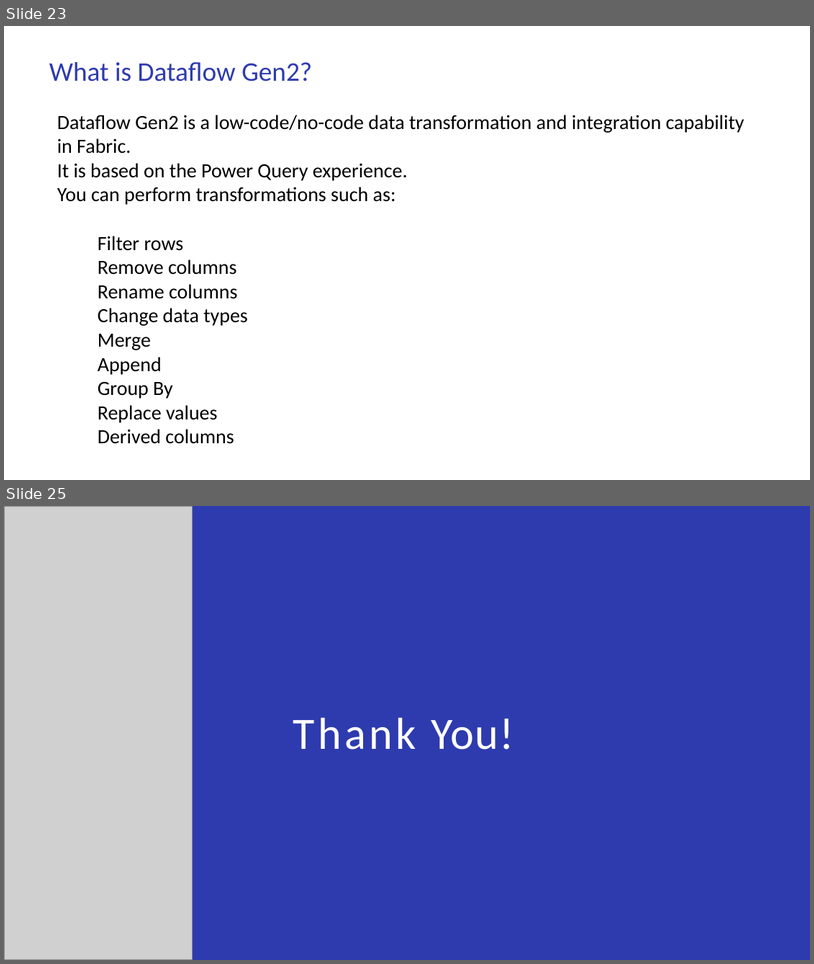
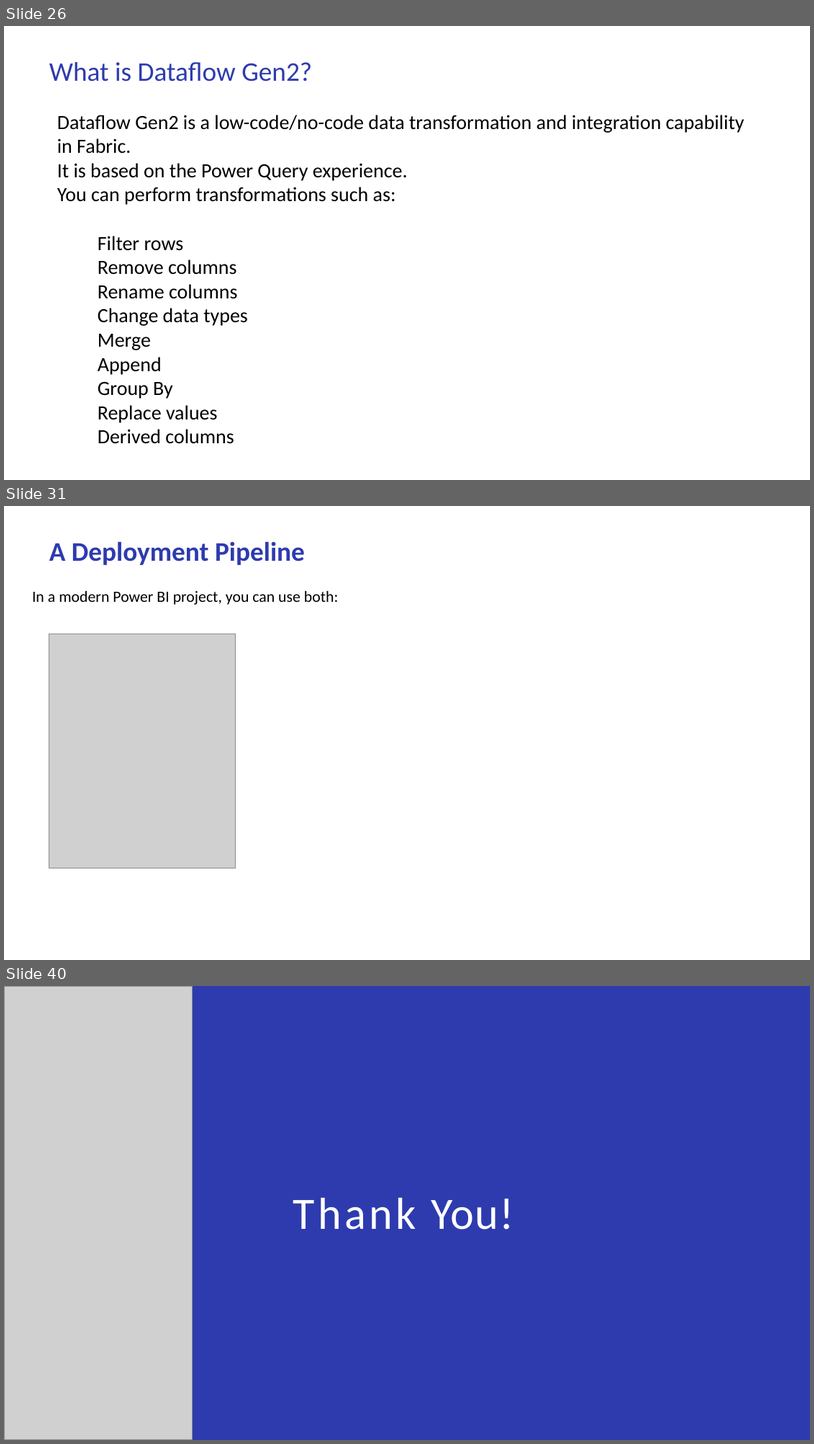
Before and after one commit to babjeereddy/ppt, a slide deck: MS_Fabric.pptx. Shown one above the other, each under a label of ours: slides 23 and 25 before the commit, slides 26, 31 and 40 after it; the slides between them are not shown. The pictures are 814x964 and 814x1444 pixels, drawn with LibreOffice and Linux fonts; fonts in the diff are those of the drawing; grey boxes stand for pictures. Boxes give left, top, right and bottom in pixels: in the first picture for what was removed or moved away, otherwise in the second. Text is boxed around its words. In the diff, an @@ line names an element or a change of style, - is before the commit and + after.

```diff
--- a/MS_Fabric.pptx
+++ b/MS_Fabric.pptx
@@ slide 31 added at [4, 506, 810, 960], background #FFFFFF @@
@@ title added at [49, 541, 305, 565], 24 pt, text #2E3BAE, bold @@
+A Deployment Pipeline
@@ text added at [32, 591, 339, 605], 14 pt, text #000000 @@
+In a modern Power BI project, you can use both:
@@ picture added at [49, 634, 235, 868] @@
@@ what was slide 23 is now slide 26 @@
@@ what was slide 25 is now slide 40 @@
```
Also in this commit, not shown: 1 slide changed, 14 other slides added, 3 other files.
